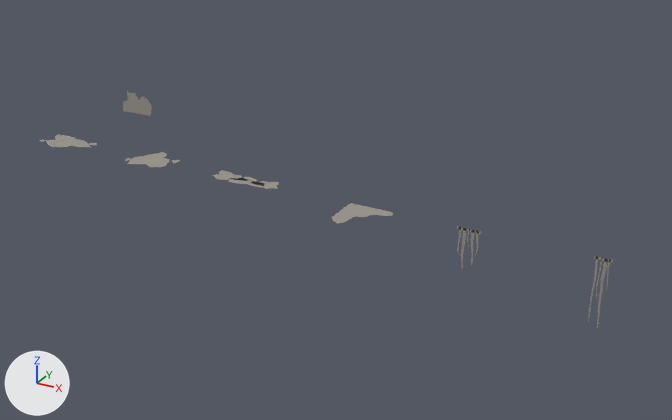
An edit to the glTF model tools/model_viewer/kit_ruins_stain.glb, drawn before and after from the same camera.
Camera for both pictures: a camera (50 mm lens) standing at (18.4, -30.1, 14.6) and looking at (0.7, 2.0, -1.4). Arrows for +X, +Y and +Z are at lower left; the lights stay in place. The first picture is the older version.

In view in the first picture: 'stain_corner', 'stain_drip', 'stain_drip_long', 'stain_floor', 'stain_floor_b', 'stain_path', 'stain_soot'.
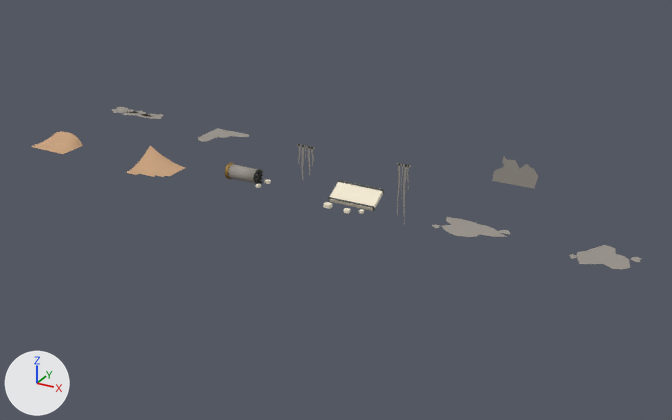
What changed in the scene script:
```text
Add mat_graphite:
    mat_graphite = principled_material('graphite')
    mat_graphite.base_color = (0.0578, 0.0612, 0.0529)  # dark grey #444641
    mat_graphite.metallic = 0.35
    mat_graphite.roughness = 0.55
Add mat_ivory:
    mat_ivory = principled_material('ivory')
    mat_ivory.base_color = (0.896, 0.815, 0.644)  # pale yellow #f3e9d2
    mat_ivory.roughness = 0.72
Add mat_brass:
    mat_brass = principled_material('brass')
    mat_brass.base_color = (0.397, 0.242, 0.0666)  # brown #a98749
    mat_brass.metallic = 0.7
    mat_brass.roughness = 0.45
Add mat_pipe:
    mat_pipe = principled_material('pipe')
    mat_pipe.base_color = (0.323, 0.296, 0.262)  # grey #9a948c
    mat_pipe.roughness = 0.7
Add mat_dark:
    mat_dark = principled_material('dark')
    mat_dark.base_color = (0.0232, 0.0232, 0.0212)  # black #2a2a28
    mat_dark.roughness = 0.8
Add mat_sand:
    mat_sand = principled_material('sand')
    mat_sand.base_color = (0.584, 0.361, 0.209)  # brown #c9a27e
    mat_sand.roughness = 0.95
Add me_panel_fallen:
    me_panel_fallen.from_pydata(...)  # 80 vertices, 136 faces; spans x -1.02..1.02, y -0.95..0.97, z -0.16..0.48
    # faces by material slot: [112, 24]
    me_panel_fallen.materials.append(mat_ivory)  # pale yellow #f3e9d2
    me_panel_fallen.materials.append(mat_graphite)  # dark grey #444641
Add me_pipe_broken:
    me_pipe_broken.from_pydata(...)  # 208 vertices, 352 faces; spans x -1.03..1.07, y -0.4..0.34, z -0.05..0.65
    # faces by material slot: [52, 52, 120, 44, 84]
    me_pipe_broken.materials.append(mat_pipe)  # grey #9a948c
    me_pipe_broken.materials.append(mat_brass)  # brown #a98749
    me_pipe_broken.materials.append(mat_graphite)  # dark grey #444641
    me_pipe_broken.materials.append(mat_dark)  # black #2a2a28
    me_pipe_broken.materials.append(mat_ivory)  # pale yellow #f3e9d2
Add me_sand_corner:
    me_sand_corner.from_pydata(...)  # 99 vertices, 158 faces; spans x 0.0..1.9, y -1.71..0.0, z 0.0..0.7
    me_sand_corner.materials.append(mat_sand)  # brown #c9a27e
Add me_sand_wall:
    me_sand_wall.from_pydata(...)  # 104 vertices, 168 faces; spans x -1.0..1.0, y -1.3..0.0, z 0.0..0.51
    me_sand_wall.materials.append(mat_sand)  # brown #c9a27e
Change ob_stain_floor:
    ob_stain_floor.location: (-12.5, 0.0, 0.0) -> (7.5, 0.0, 0.0)
Change ob_stain_floor_b:
    ob_stain_floor_b.location: (-7.5, 0.0, 0.0) -> (12.5, 0.0, 0.0)
Change ob_stain_path:
    ob_stain_path.location: (-2.5, 0.0, 0.0) -> (-12.5, 5.0, 0.0)
Change ob_stain_corner:
    ob_stain_corner.location: (2.5, 0.0, 0.0) -> (-7.5, 5.0, 0.0)
Change ob_stain_drip:
    ob_stain_drip.location: (7.5, 0.0, 0.0) -> (-2.5, 5.0, 0.0)
Change ob_stain_drip_long:
    ob_stain_drip_long.location: (12.5, 0.0, 0.0) -> (2.5, 5.0, 0.0)
Change ob_stain_soot:
    ob_stain_soot.location: (-12.5, 5.0, 0.0) -> (7.5, 5.0, 0.0)
Add ob_panel_fallen:
    ob_panel_fallen = bpy.data.objects.new('panel_fallen', me_panel_fallen)
    ob_panel_fallen.location = (2.5, 0.0, 0.0)
Add ob_pipe_broken:
    ob_pipe_broken = bpy.data.objects.new('pipe_broken', me_pipe_broken)
    ob_pipe_broken.location = (-2.5, 0.0, 0.0)
Add ob_sand_corner:
    ob_sand_corner = bpy.data.objects.new('sand_corner', me_sand_corner)
    ob_sand_corner.location = (-7.5, 0.0, 0.0)
Add ob_sand_wall:
    ob_sand_wall = bpy.data.objects.new('sand_wall', me_sand_wall)
    ob_sand_wall.location = (-12.5, 0.0, 0.0)
```

Boxes (x1, y1, x2, y2) around the edits, measured in the pictures (672 x 420 px):
'stain_soot', moved: before (123, 90, 152, 116); after (492, 157, 538, 189)
'stain_floor_b', moved: before (125, 152, 180, 167); after (570, 245, 642, 269)
'panel_fallen', added: after (324, 180, 384, 214)
'stain_floor', moved: before (40, 134, 97, 147); after (432, 217, 510, 237)
'stain_corner', moved: before (331, 203, 393, 224); after (198, 128, 249, 142)
'sand_corner', added (brown): after (126, 146, 185, 177)
'stain_path', moved: before (213, 170, 279, 189); after (110, 106, 164, 119)
'sand_wall', added (brown): after (32, 131, 83, 154)
'stain_drip_long', moved: before (588, 256, 613, 329); after (397, 163, 411, 221)
'pipe_broken', added: after (225, 163, 271, 188)
'stain_drip', moved: before (456, 226, 481, 270); after (297, 144, 315, 178)
